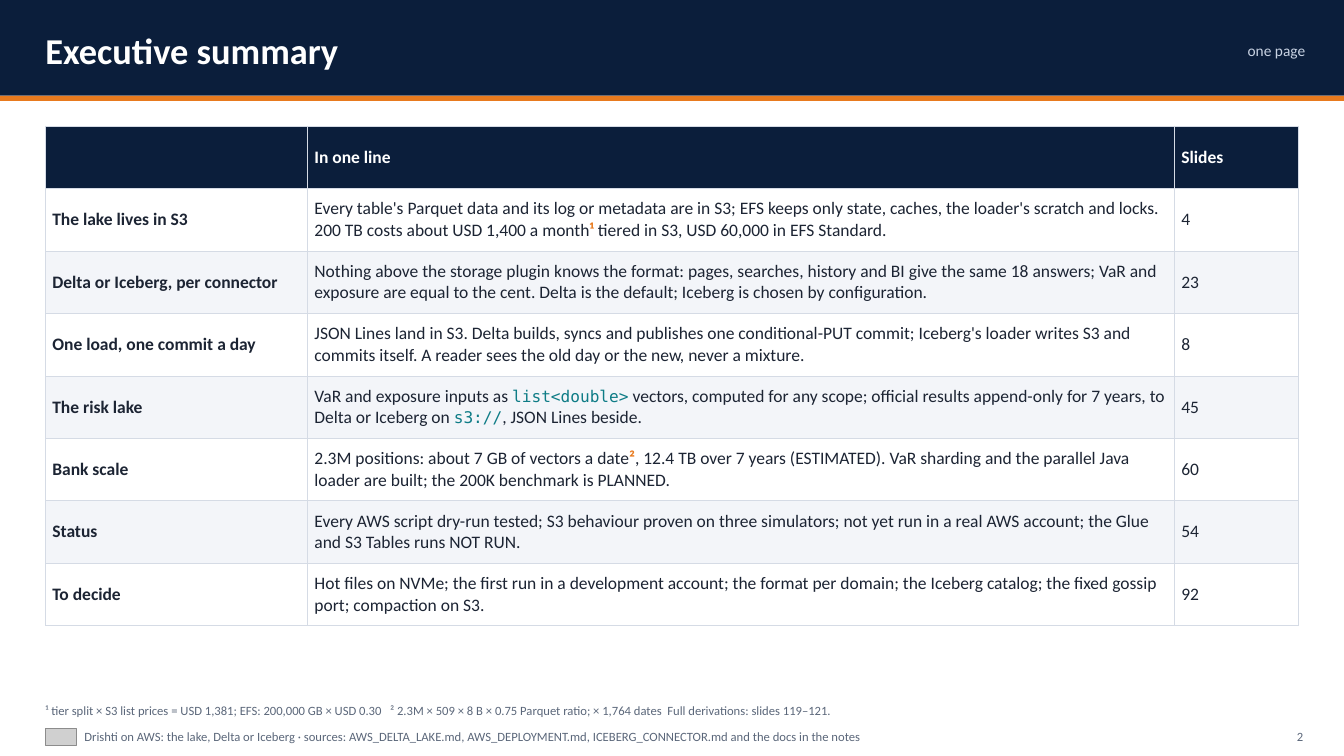
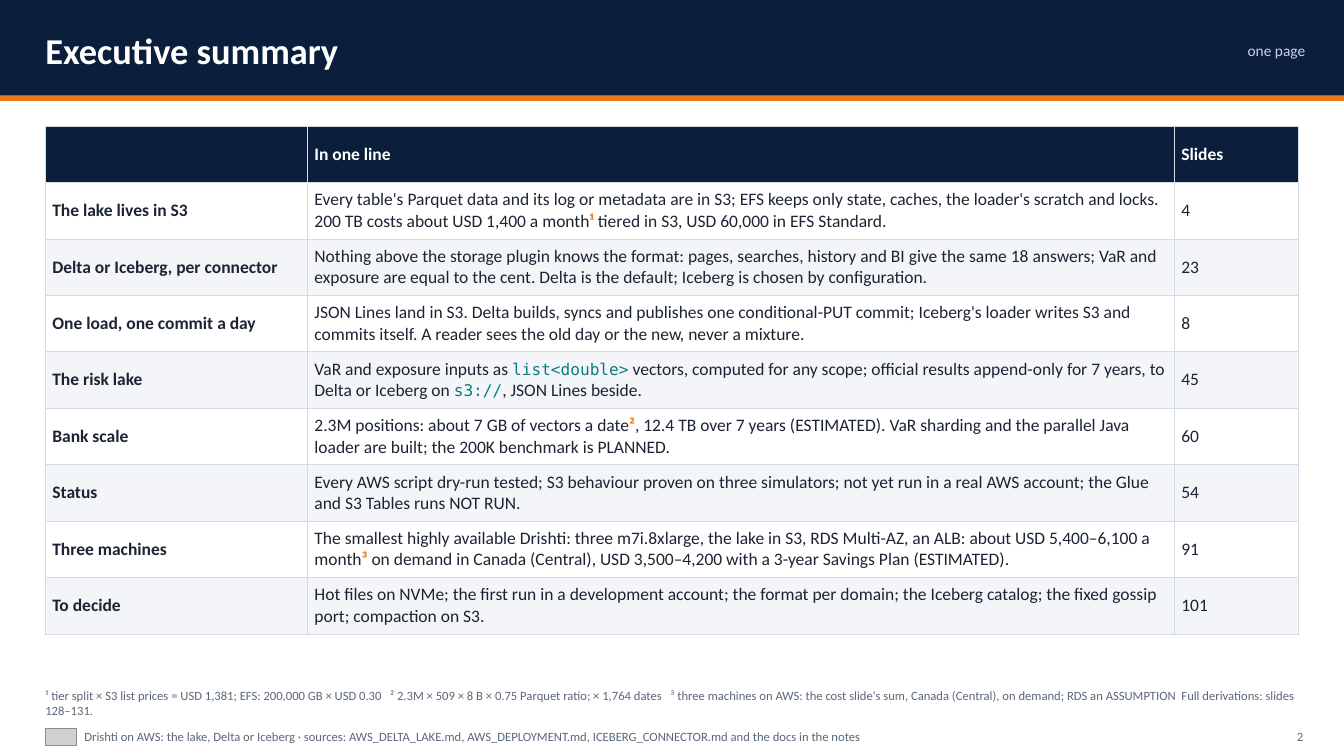
Before and after one commit to ajsinha/drishti, a slide deck: slide 2 of docs/publications/Drishti-on-AWS.pptx. Drawn at 1344x756 pixels with LibreOffice and Linux fonts; fonts in the diff are those of the drawing; grey boxes stand for pictures. Boxes give left, top, right and bottom in pixels: in the first picture for what was removed or moved away, otherwise in the second. Text is boxed around its words. In the diff, an @@ line names an element or a change of style, - is before the commit and + after.

Commit message:
Cluster deployment: three machines on premises and on AWS (why three, what is shared, failover, sizing 200K to 10M, bill of materials, AWS reference and monthly cost); the three decks carry it

```diff
--- a/docs/publications/Drishti-on-AWS.pptx
+++ b/docs/publications/Drishti-on-AWS.pptx
@@ table at [45, 126, 1299, 634] @@
-row 8: To decide | Hot files on NVMe; the first run in a development account; the format per domain; the Iceberg catalog; the fixed gossip port; compaction on S3. | 92
+row 8: Three machines | The smallest highly available Drishti: three m7i.8xlarge, the lake in S3, RDS Multi-AZ, an ALB: about USD 5,400–6,100 a month³ on demand in Canada (Central), USD 3,500–4,200 with a 3-year Savings Plan (ESTIMATED). | 91
+row 9: To decide | Hot files on NVMe; the first run in a development account; the format per domain; the Iceberg catalog; the fixed gossip port; compaction on S3. | 101
@@ text at [45, 690, 1295, 715]: text changed @@
-¹ tier split × S3 list prices = USD 1,381; EFS: 200,000 GB × USD 0.30 ² 2.3M × 509 × 8 B × 0.75 Parquet ratio; × 1,764 dates Full derivations: slides 119–121.
+¹ tier split × S3 list prices = USD 1,381; EFS: 200,000 GB × USD 0.30 ² 2.3M × 509 × 8 B × 0.75 Parquet ratio; × 1,764 dates ³ three machines on AWS: the cost slide's sum, Canada (Central), on demand; RDS an ASSUMPTION Full derivations: slides 128–131.
```
Also in this commit, not shown: 51 other slides changed, 10 slides added, 7 other files.
